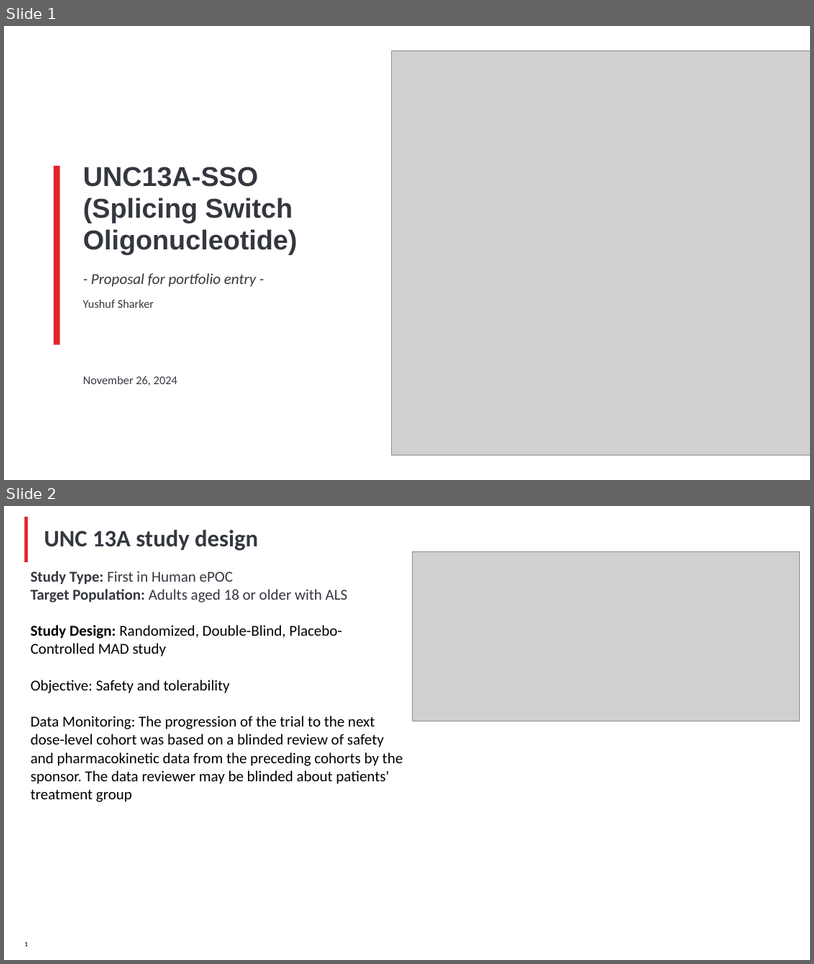
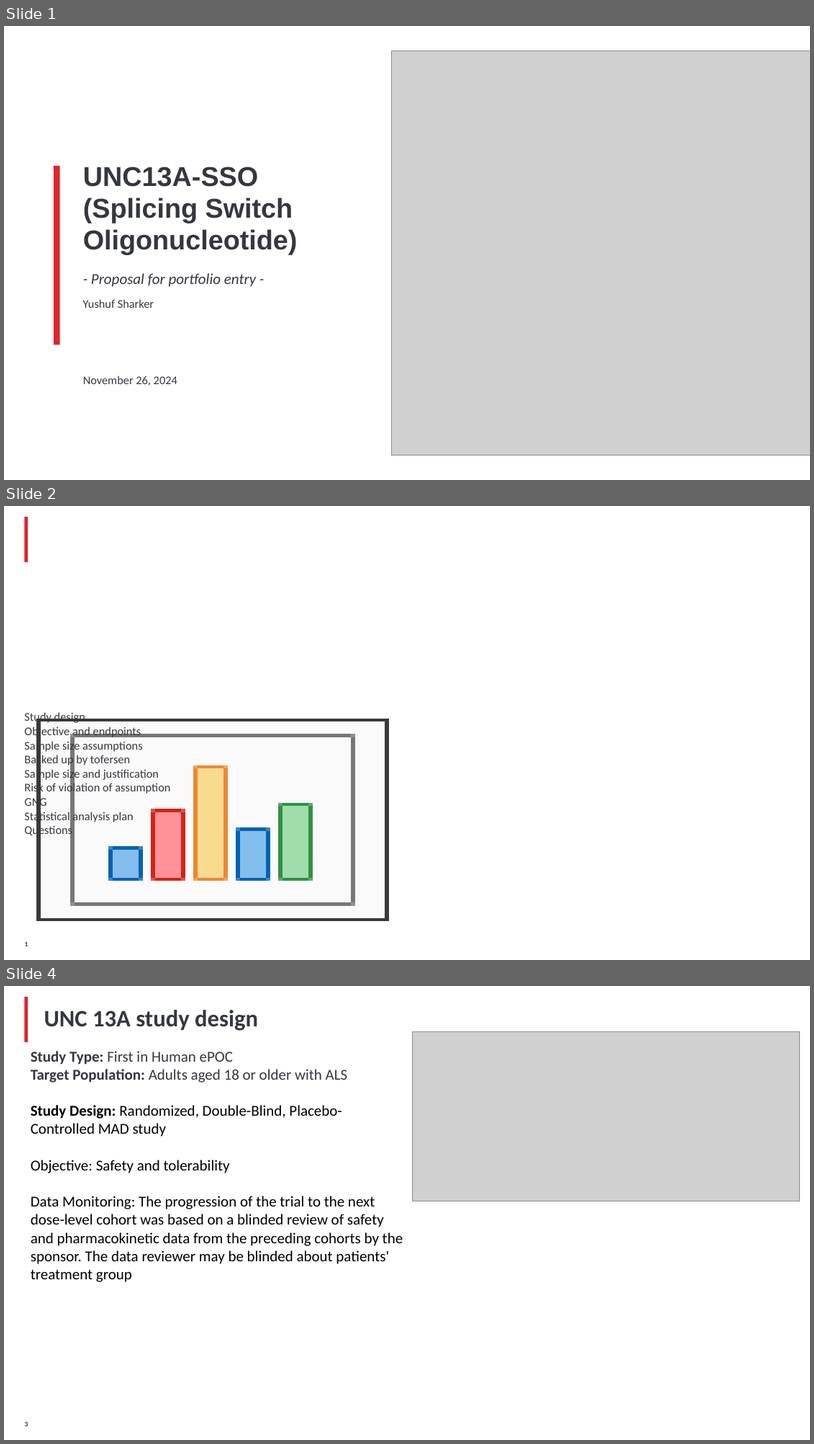
Before and after one commit to YushufSharker/ALS, a slide deck: OutputDocuments/ALS_Slide_deck_STAT.pptx. Shown one above the other, each under a label of ours: slides 1 and 2 before the commit, slides 1, 2 and 4 after it; the slides between them are not shown. The pictures are 814x964 and 814x1444 pixels, drawn with LibreOffice and Linux fonts; fonts in the diff are those of the drawing; grey boxes stand for pictures; background and template pictures are left out. Boxes give left, top, right and bottom in pixels: in the first picture for what was removed or moved away, otherwise in the second. Text is boxed around its words. In the diff, an @@ line names an element or a change of style, - is before the commit and + after.

```diff
--- a/OutputDocuments/ALS_Slide_deck_STAT.pptx
+++ b/OutputDocuments/ALS_Slide_deck_STAT.pptx
@@ slide 2 added at [4,506,810,960], background #FFFFFF; not listed: 1 template element that a slide beside it also shows @@
@@ text added at [24,712,170,837], 14 pt, text #34373F @@
+Study design
+Objective and endpoints
+Sample size assumptions
+Backed up by tofersen
+Sample size and justification
+Risk of violation of assumption
+GNG
+Statistical analysis plan
+Questions
@@ page number added at [25,942,28,946], 8 pt, text #34373F, bold @@
+1
@@ what was slide 2 is now slide 4 @@
```
Also in this commit, not shown: 1 slide changed, 2 other slides added.
